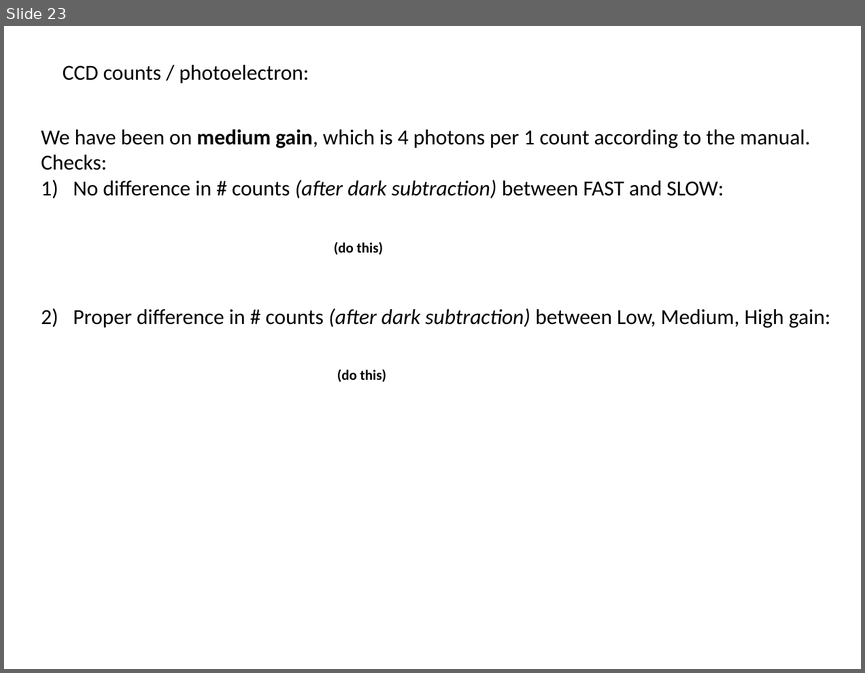
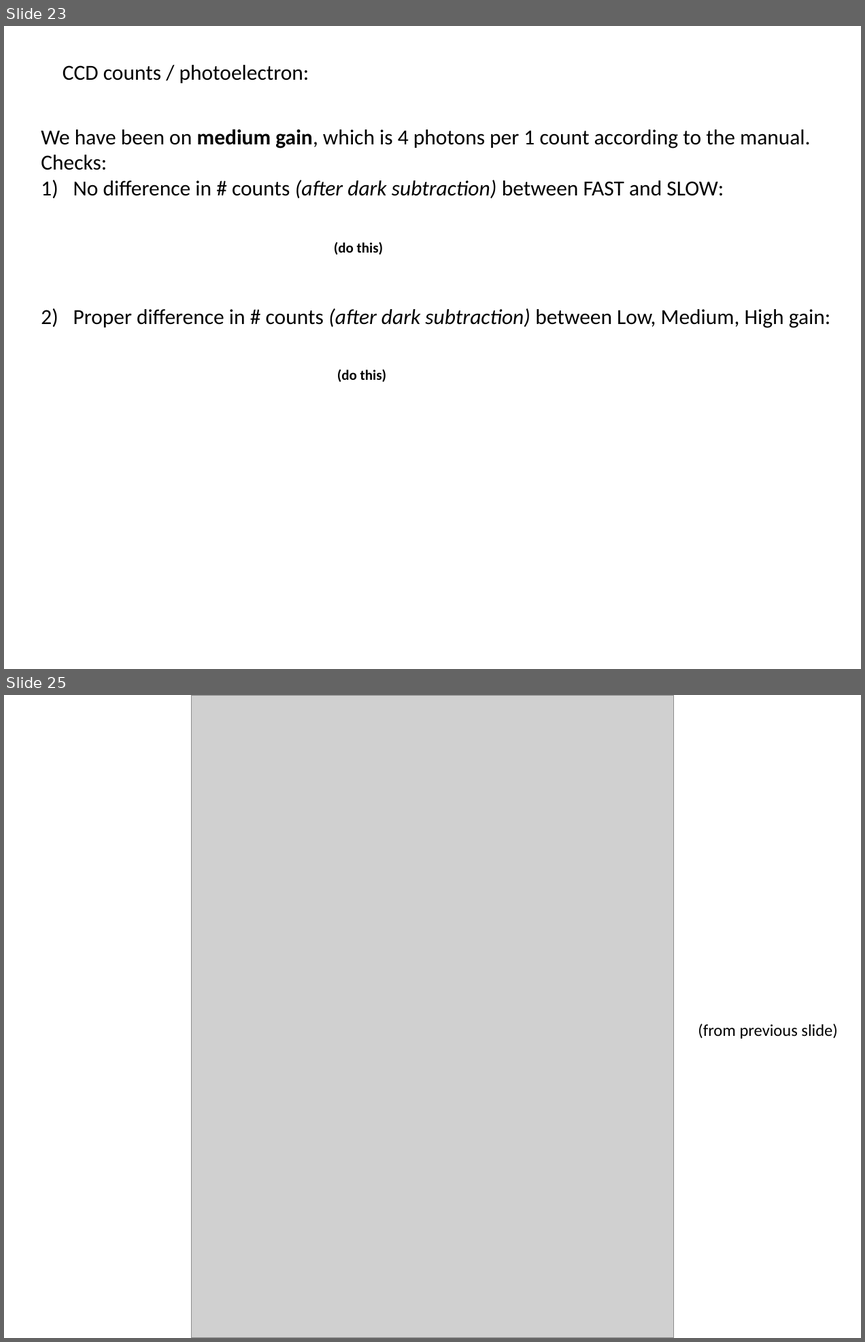
Before and after one commit to Waltmon/timthesis, a slide deck: thought_process.pptx. Shown one above the other, each under a label of ours: slide 23 before the commit, slides 23 and 25 after it; the slides between them are not shown. The pictures are 865x673 and 865x1342 pixels, drawn with LibreOffice and Linux fonts; fonts in the diff are those of the drawing; grey boxes stand for pictures. Boxes give left, top, right and bottom in pixels: in the first picture for what was removed or moved away, otherwise in the second. Text is boxed around its words. In the diff, an @@ line names an element or a change of style, - is before the commit and + after.

Commit message:
added 0.8 ions factor image to thought_process.pptx

```diff
--- a/thought_process.pptx
+++ b/thought_process.pptx
@@ slide 25 added at <box>4,695,861,1338</box>, background #FFFFFF @@
@@ picture added at <box>192,695,673,1338</box> @@
@@ text added at <box>698,1023,837,1038</box>, 14 pt, text #000000 @@
+(from previous slide)
```
Also in this commit, not shown: 1 slide changed.
